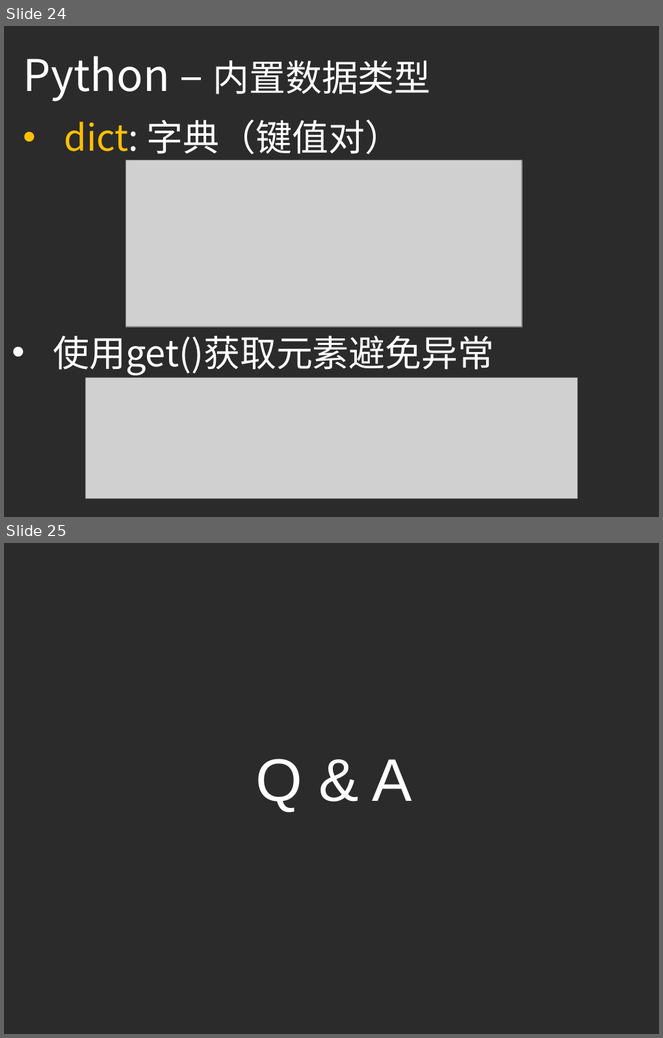
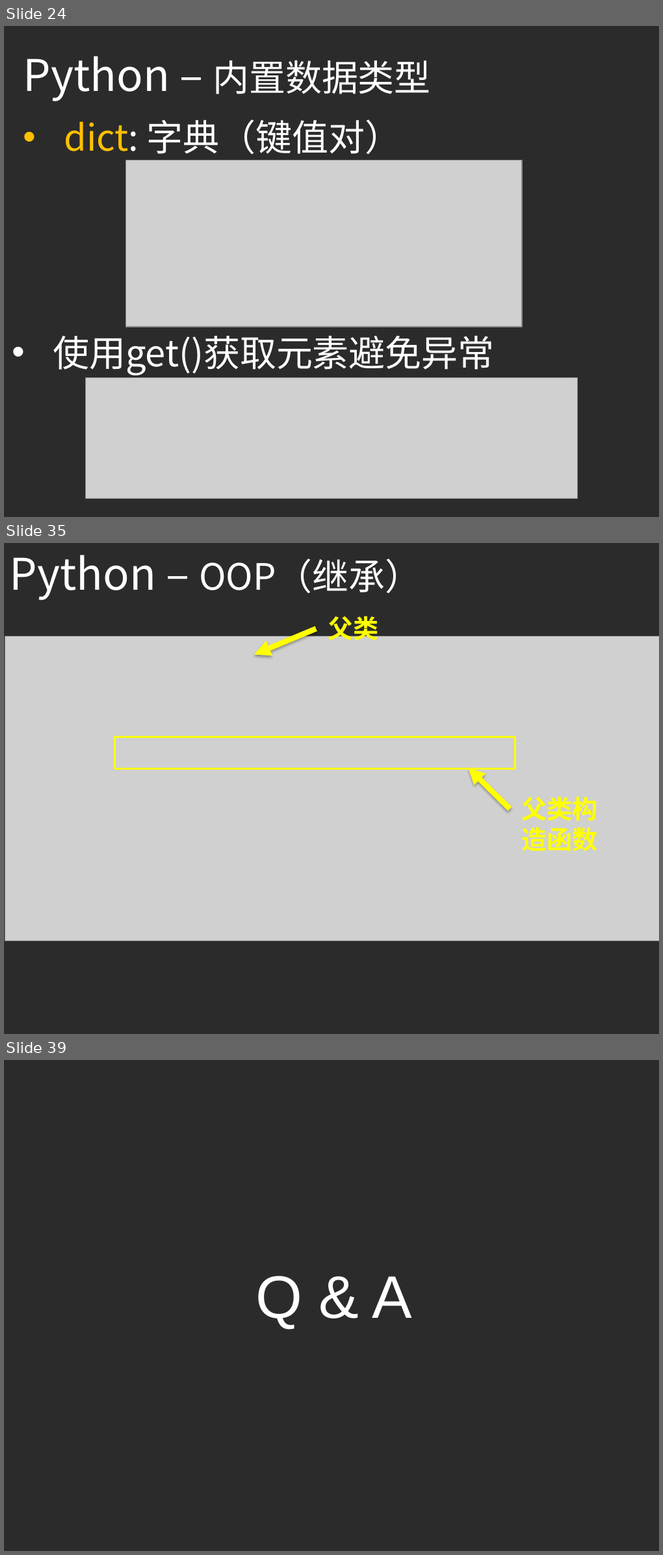
Before and after one commit to ouriris/ml-course, a slide deck: chapter.1/ppt/ML_CH1_Python_Basic.pptx. Shown one above the other, each under a label of ours: slides 24 and 25 before the commit, slides 24, 35 and 39 after it; the slides between them are not shown. The pictures are 663x1038 and 663x1555 pixels, drawn with LibreOffice and Linux fonts; fonts in the diff are those of the drawing; grey boxes stand for pictures; background and template pictures are left out; a plain dark background stands for a picture behind light text. Boxes give left, top, right and bottom in pixels: in the first picture for what was removed or moved away, otherwise in the second. Text is boxed around its words. In the diff, an @@ line names an element or a change of style, - is before the commit and + after.

Commit message:
Update Ch1 ppt, add python basic

```diff
--- a/chapter.1/ppt/ML_CH1_Python_Basic.pptx
+++ b/chapter.1/ppt/ML_CH1_Python_Basic.pptx
@@ slide 35 added at bbox=[4, 543, 659, 1034], background picture (left out) @@
@@ text added at bbox=[10, 555, 421, 600], 48 pt, text #FFFFFF @@
+Python – OOP（继承）
@@ text added at bbox=[328, 612, 378, 645], 28 pt, text #FFFF00, bold @@
+父类
@@ picture added at bbox=[5, 637, 659, 941] @@
@@ arrow added from (316, 629) to (254, 654), #FFFF00 6 pt @@
@@ rectangle added at bbox=[114, 737, 515, 769], outline #FFFF00 2 pt @@
@@ arrow added from (510, 809) to (469, 769), #FFFF00 6 pt @@
@@ text added at bbox=[521, 797, 597, 852], 28 pt, text #FFFF00, bold @@
+父类构造函数
@@ what was slide 25 is now slide 39 @@
```
Also in this commit, not shown: 13 other slides added.
